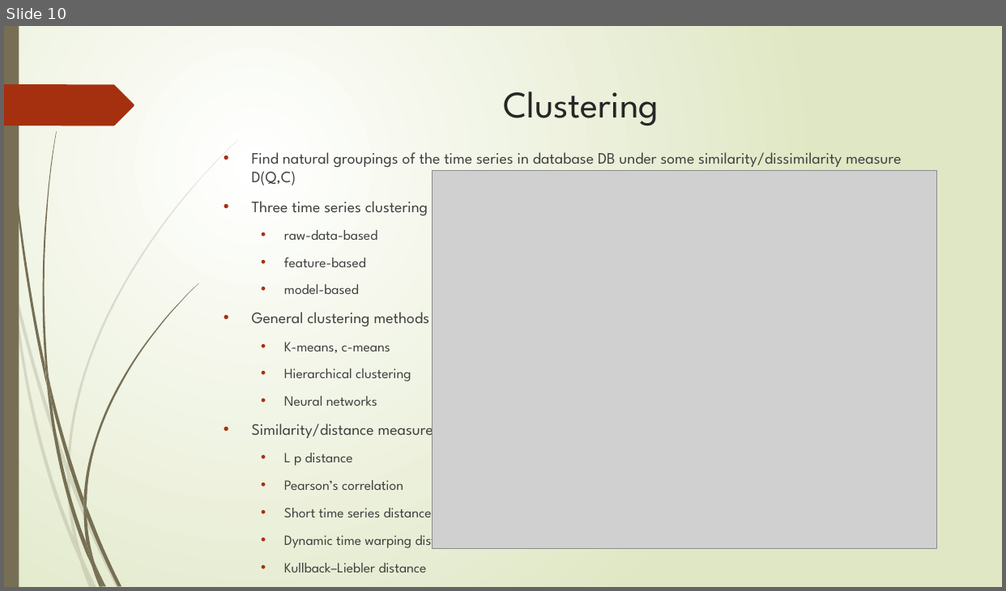
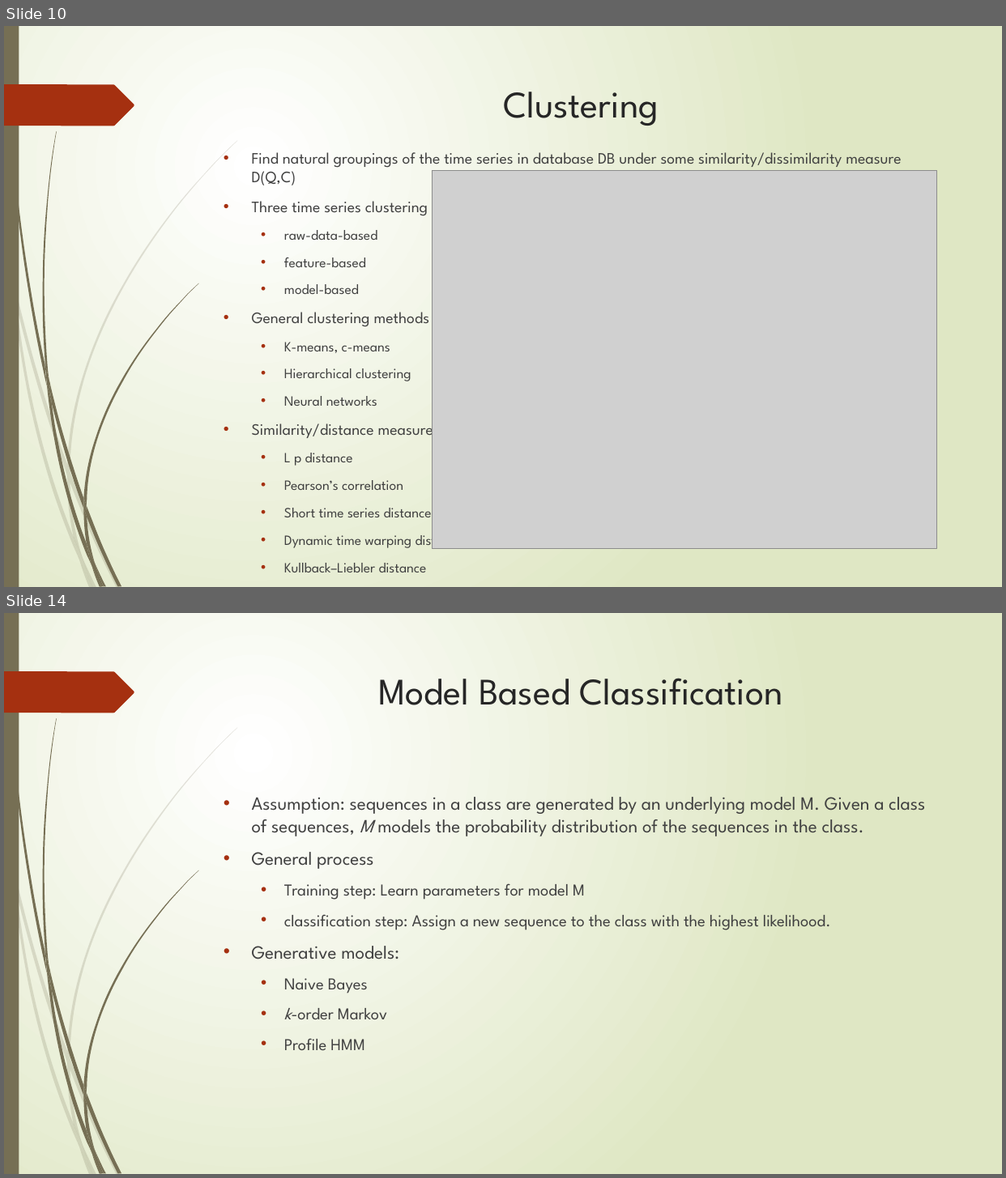
Before and after one commit to zixiaojindao/time-series-survey, a slide deck: slide/tsdm.pptx. Shown one above the other, each under a label of ours: slide 10 before the commit, slides 10 and 14 after it; the slides between them are not shown. The pictures are 1006x591 and 1006x1178 pixels, drawn with LibreOffice and Linux fonts; fonts in the diff are those of the drawing; grey boxes stand for pictures. Boxes give left, top, right and bottom in pixels: in the first picture for what was removed or moved away, otherwise in the second. Text is boxed around its words. In the diff, an @@ line names an element or a change of style, - is before the commit and + after.

```diff
--- a/slide/tsdm.pptx
+++ b/slide/tsdm.pptx
@@ slide 14 added at [4, 613, 1002, 1174], background gradient #FFFFFF to #DFE8C4; not listed: 24 template elements that a slide beside it also shows @@
@@ title added at [378, 678, 783, 705], 36 pt, text #262626 @@
+Model Based Classification
@@ text added at [252, 797, 925, 1050], 18 pt, text #404040 @@
+• Assumption: sequences in a class are generated by an underlying model M. Given a class of sequences, M models the probability distribution of the sequences in the class.
+• General process
+  • Training step: Learn parameters for model M
+  • classification step: Assign a new sequence to the class with the highest likelihood.
+• Generative models:
+  • Naive Bayes
+  • k-order Markov
+  • Profile HMM
```
Also in this commit, not shown: 2 slides changed, 5 other slides added.
